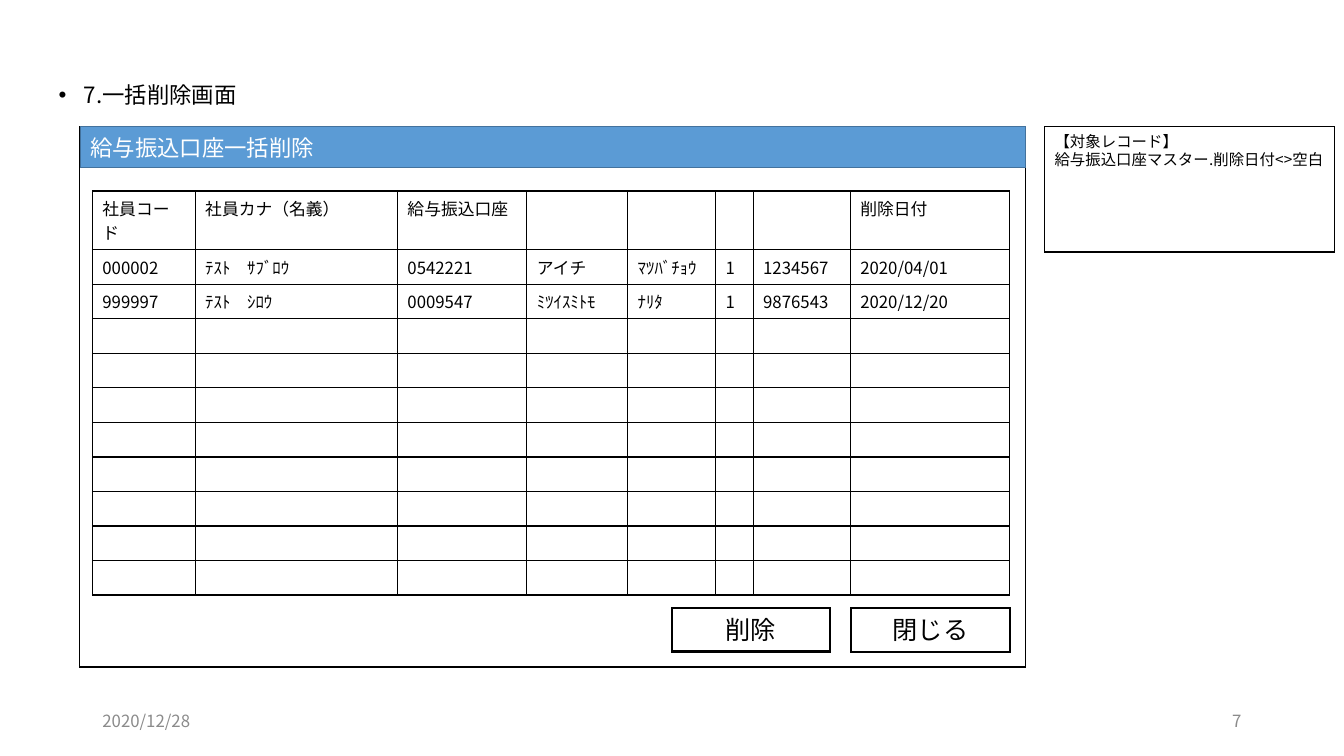
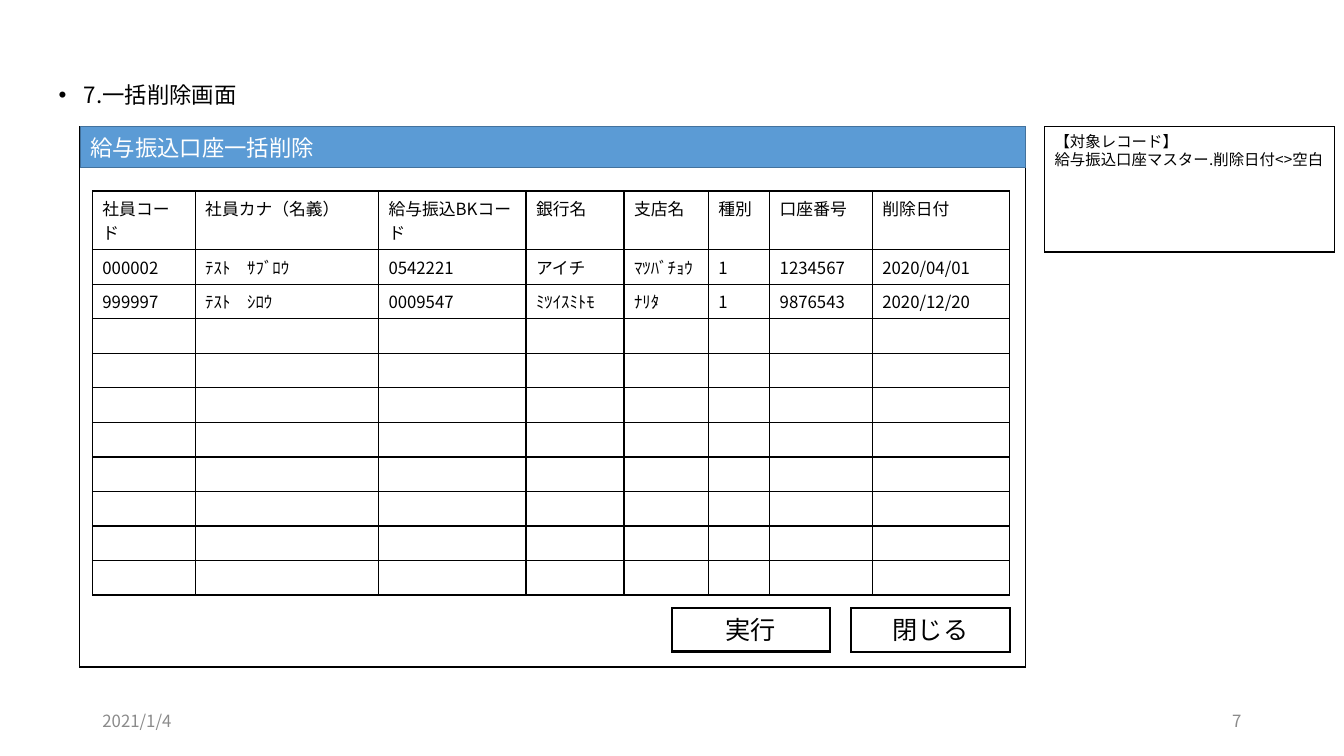
Before and after one commit to zaimuVB/zaimu, a slide deck: slide 7 of Doc/2.UI/経理DB/画面イメージ（経理DB）.pptx. Drawn at 1344x756 pixels with LibreOffice and Linux fonts; fonts in the diff are those of the drawing. Boxes give left, top, right and bottom in pixels: in the first picture for what was removed or moved away, otherwise in the second. Text is boxed around its words. In the diff, an @@ line names an element or a change of style, - is before the commit and + after.

```diff
--- a/Doc/2.UI/経理DB/画面イメージ（経理DB）.pptx
+++ b/Doc/2.UI/経理DB/画面イメージ（経理DB）.pptx
@@ table at (93,191,1010,567) @@
-row 1: 社員コード | 社員カナ（名義） | 給与振込口座 |  |  |  |  | 削除日付
+row 1: 社員コード | 社員カナ（名義） | 給与振込BKコード | 銀行名 | 支店名 | 種別 | 口座番号 | 削除日付
@@ text in rectangle at (726,617,776,641): text changed @@
-削除
+実行
@@ text at (102,714,171,730): text changed @@
-2020/12/28
+2021/1/4
```
Also in this commit, not shown: 6 other slides changed, 2 other files.
